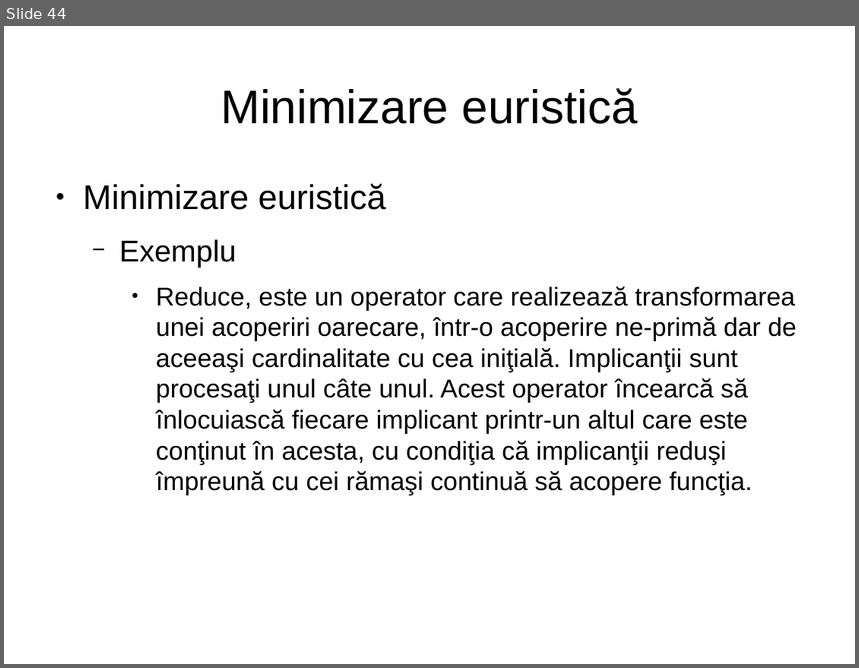
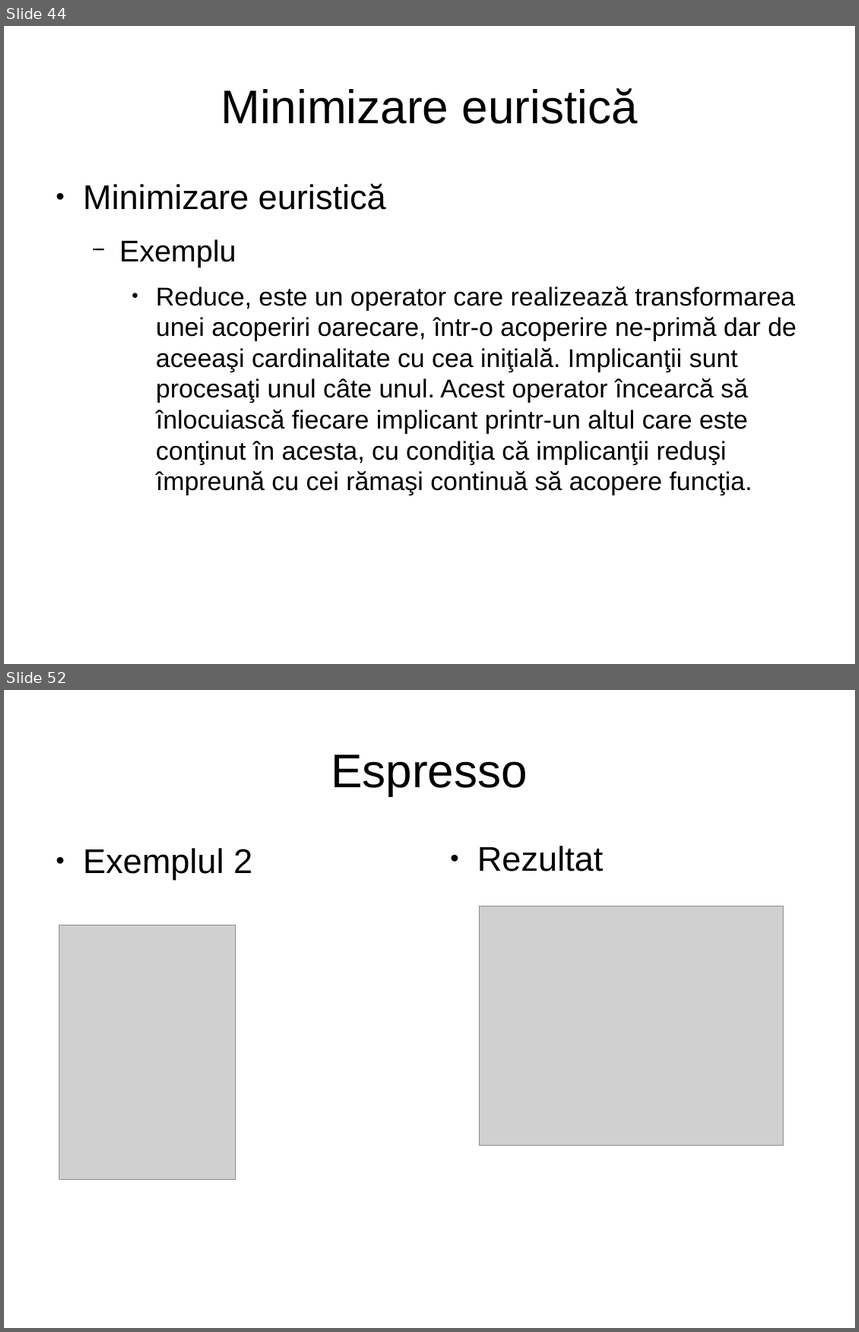
Before and after one commit to mohammadfayaj/Suport_HDL, a slide deck: Curs_3_Minimizarea_logica/FunctiiLogice2.3.odp. Shown one above the other, each under a label of ours: slide 44 before the commit, slides 44 and 52 after it; the slides between them are not shown. The pictures are 859x668 and 859x1332 pixels, drawn with LibreOffice and Linux fonts; fonts in the diff are those of the drawing; grey boxes stand for pictures. Boxes give left, top, right and bottom in pixels: in the first picture for what was removed or moved away, otherwise in the second. Text is boxed around its words. In the diff, an @@ line names an element or a change of style, - is before the commit and + after.

Commit message:
updated Espresso examples in prezentation

```diff
--- a/Curs_3_Minimizarea_logica/FunctiiLogice2.3.odp
+++ b/Curs_3_Minimizarea_logica/FunctiiLogice2.3.odp
@@ slide 52 added at [4,690,855,1328], background #FFFFFF @@
@@ title added at [331,755,528,796], 44 pt, text #000000 @@
+Espresso
@@ text added at [83,848,253,880], 32 pt, text #000000 @@
+● Exemplul 2
@@ text added at [477,846,604,872], 32 pt, text #000000 @@
+● Rezultat
@@ picture added at [480,907,783,1146] @@
@@ picture added at [59,926,236,1180] @@
```
Also in this commit, not shown: 17 slides changed, 5 other slides added, 1 slide removed, 1 other file.
